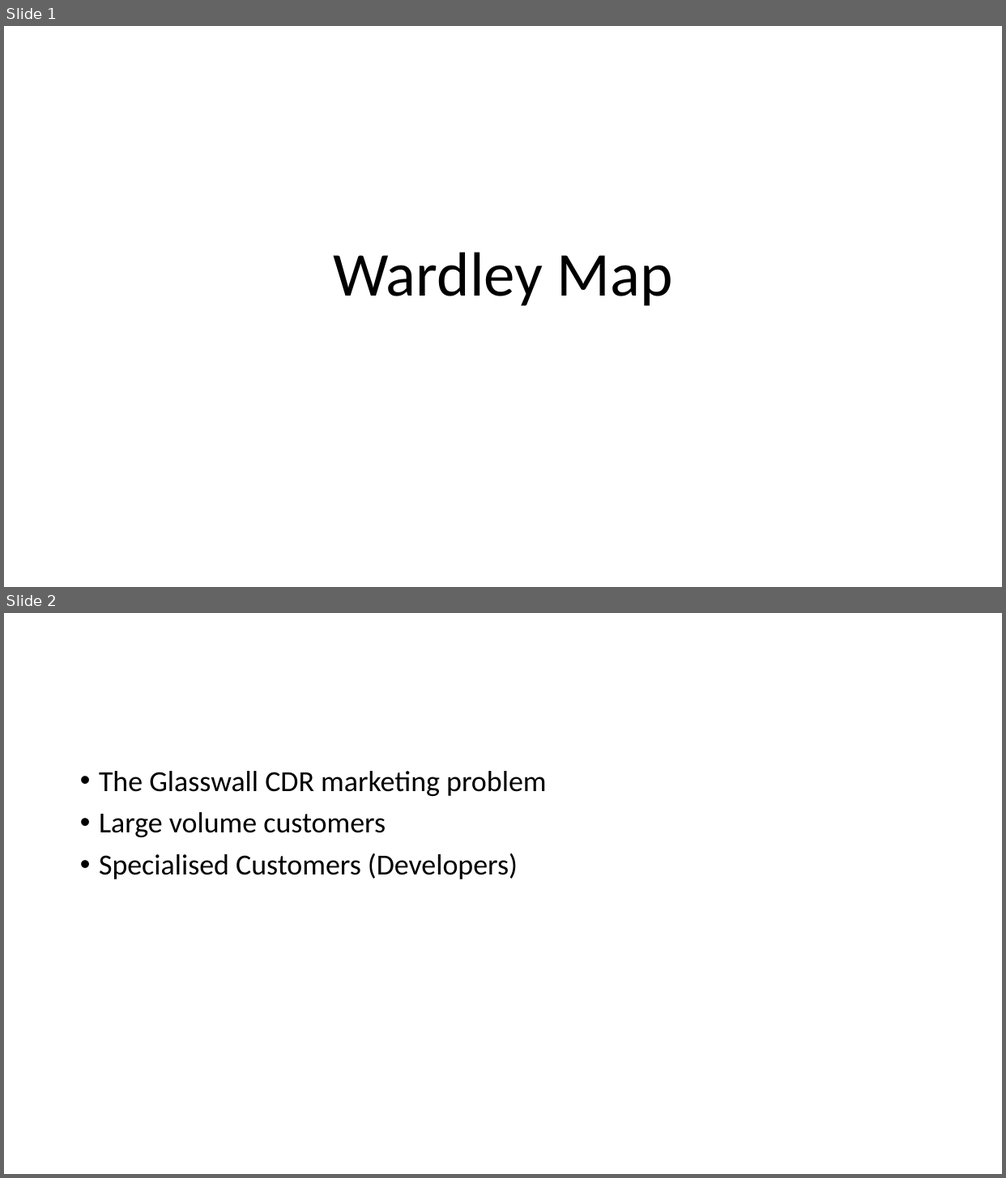
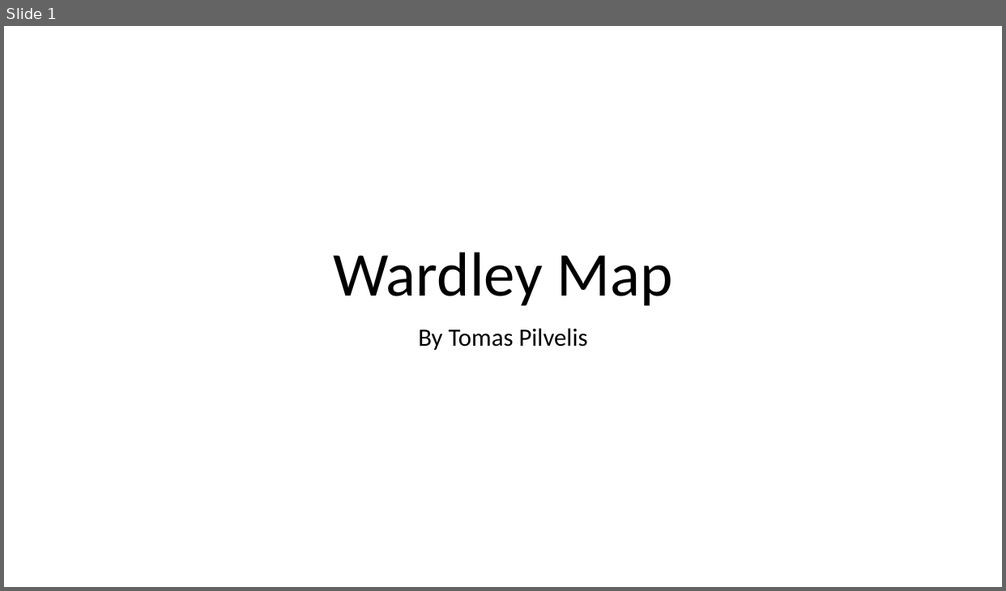
Before and after one commit to tpilvelis-gw/tomas-pilvelis-development-lead-application, a slide deck: wardley_map.pptx. Shown one above the other, each under a label of ours: slides 1 and 2 before the commit, slide 1 after it. The pictures are 1006x1178 and 1006x591 pixels, drawn with LibreOffice and Linux fonts; fonts in the diff are those of the drawing. Boxes give left, top, right and bottom in pixels: in the first picture for what was removed or moved away, otherwise in the second. Text is boxed around its words. In the diff, an @@ line names an element or a change of style, - is before the commit and + after.

```diff
--- a/wardley_map.pptx
+++ b/wardley_map.pptx
@@ slide 2 removed at [4, 613, 1002, 1174], background #FFFFFF @@
@@ text removed at [99, 771, 546, 879] @@
-• The Glasswall CDR marketing problem
-• Large volume customers
-• Specialised Customers (Developers)
@@ slide 1 changed as well @@
@@ subtitle added at [418, 328, 588, 350], 24 pt, text #000000 @@
+By Tomas Pilvelis
```
Also in this commit, not shown: 4 slides added, 1 other slide removed.
